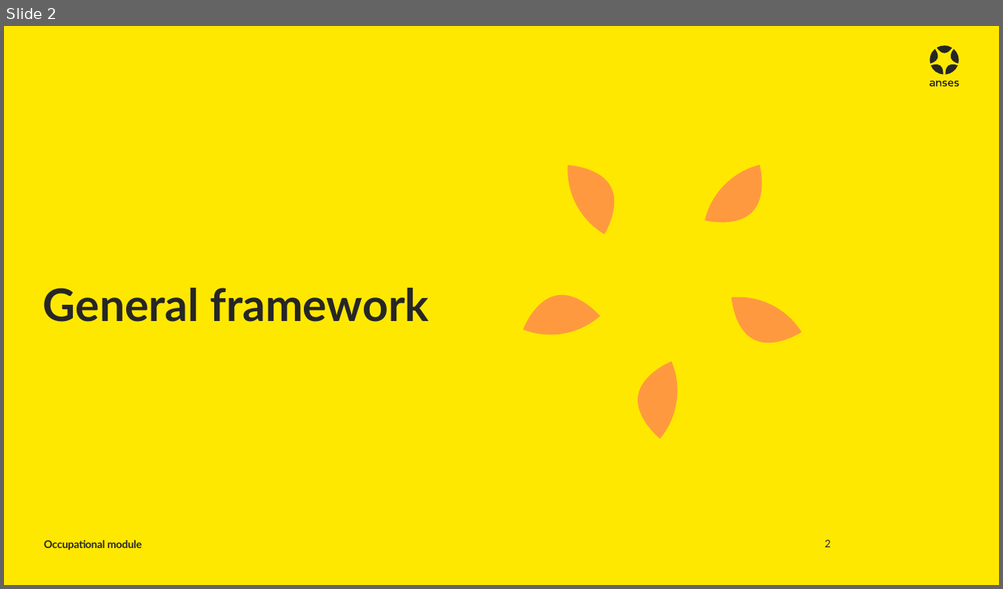
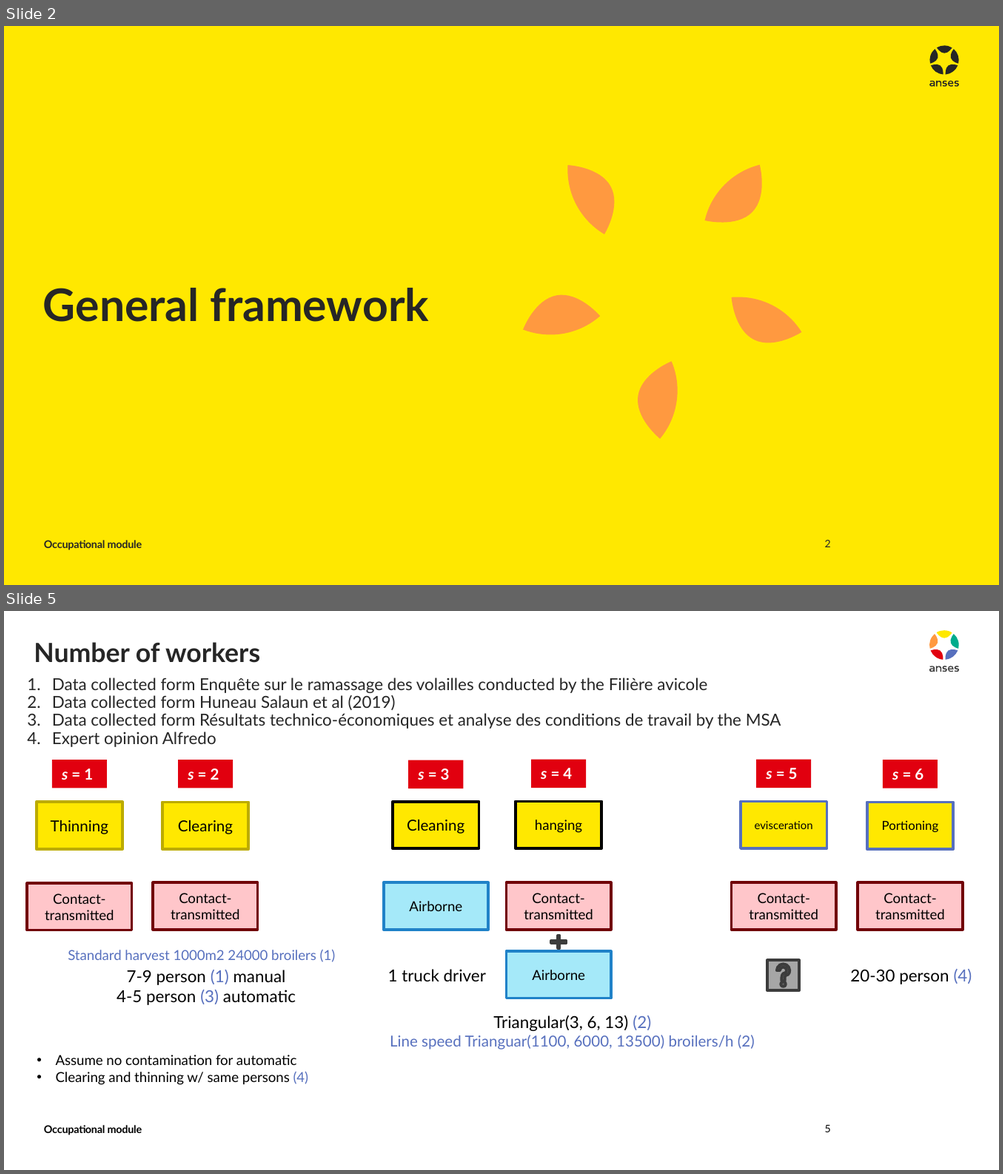
Before and after one commit to ENVIRE-JPIAMR/occupational-module, a slide deck: docs/draft.pptx. Shown one above the other, each under a label of ours: slide 2 before the commit, slides 2 and 5 after it; the slides between them are not shown. The pictures are 1003x589 and 1003x1174 pixels, drawn with LibreOffice and Linux fonts; fonts in the diff are those of the drawing. Boxes give left, top, right and bottom in pixels: in the first picture for what was removed or moved away, otherwise in the second. Text is boxed around its words. In the diff, an @@ line names an element or a change of style, - is before the commit and + after.

```diff
--- a/docs/draft.pptx
+++ b/docs/draft.pptx
@@ slide 5 added at bbox=[4, 611, 999, 1170], background #FFFFFF @@
@@ title added at bbox=[34, 642, 260, 663], 19.1 pt, text #262626, bold @@
+Number of workers
@@ group added at bbox=[929, 631, 959, 672]: 10 freeform shapes @@
@@ text added at bbox=[52, 678, 781, 747], 12 pt, text #262626 @@
+1. Data collected form Enquête sur le ramassage des volailles conducted by the Filière avicole
+2. Data collected form Huneau Salaun et al (2019)
+3. Data collected form Résultats technico-économiques et analyse des conditions de travail by the MSA
+4. Expert opinion Alfredo
@@ group added at bbox=[37, 759, 953, 849]: 12 rectangles @@
+s = 1
+s = 2
+s = 6
+s = 5
+s = 4
+s = 3
+Thinning
+Portioning
+evisceration
+hanging
+Cleaning
+Clearing
@@ rectangle added at bbox=[27, 883, 131, 930], fill #FFC6CA, outline #700007 2 pt, 10 pt, text #000000 @@
+Contact-transmitted
@@ rectangle added at bbox=[153, 883, 258, 929], fill #FFC6CA, outline #700007 2 pt, 10 pt, text #000000 @@
+Contact-transmitted
@@ rectangle added at bbox=[383, 883, 487, 929], fill #A5E9F9, outline #2082C8 2 pt, 10 pt, text #000000 @@
+Airborne
@@ rectangle added at bbox=[506, 883, 611, 929], fill #FFC6CA, outline #700007 2 pt, 10 pt, text #000000 @@
+Contact-transmitted
@@ rectangle added at bbox=[731, 883, 836, 929], fill #FFC6CA, outline #700007 2 pt, 10 pt, text #000000 @@
+Contact-transmitted
@@ rectangle added at bbox=[857, 883, 962, 929], fill #FFC6CA, outline #700007 2 pt, 10 pt, text #000000 @@
+Contact-transmitted
@@ plus sign added at bbox=[548, 933, 569, 950], fill #000000, outline #3C3C3C 2 pt @@
@@ text added at bbox=[68, 949, 336, 963], 10 pt, text #5770BE @@
+Standard harvest 1000m2 24000 broilers (1)
@@ rectangle added at bbox=[506, 951, 611, 998], fill #A5E9F9, outline #2082C8 2 pt, 10 pt, text #000000 @@
+Airborne
@@ action button help added at bbox=[767, 960, 799, 990], fill #A6A6A6, outline #3C3C3C 2 pt @@
@@ text added at bbox=[116, 970, 296, 1005], 12 pt, text #000000 @@
+7-9 person (1) manual
+4-5 person (3) automatic
@@ text added at bbox=[388, 969, 486, 982], 12 pt, text #000000 @@
+1 truck driver
@@ text added at bbox=[850, 969, 972, 985], 12 pt, text #000000 @@
+20-30 person (4)
@@ text added at bbox=[390, 1016, 754, 1050], 11 pt, text #5770BE @@
+Triangular(3, 6, 13) (2)
+Line speed Trianguar(1100, 6000, 13500) broilers/h (2)
@@ text added at bbox=[56, 1055, 309, 1085], 10 pt, text #000000 @@
+• Assume no contamination for automatic
+• Clearing and thinning w/ same persons (4)
@@ text added at bbox=[44, 1125, 142, 1136], 7.7 pt, text #000000, bold @@
+Occupational module
@@ page number added at bbox=[825, 1125, 831, 1133], 7.5 pt, text #000000 @@
+5
```
Also in this commit, not shown: 5 slides changed, 1 other slide added, 3 other files.
